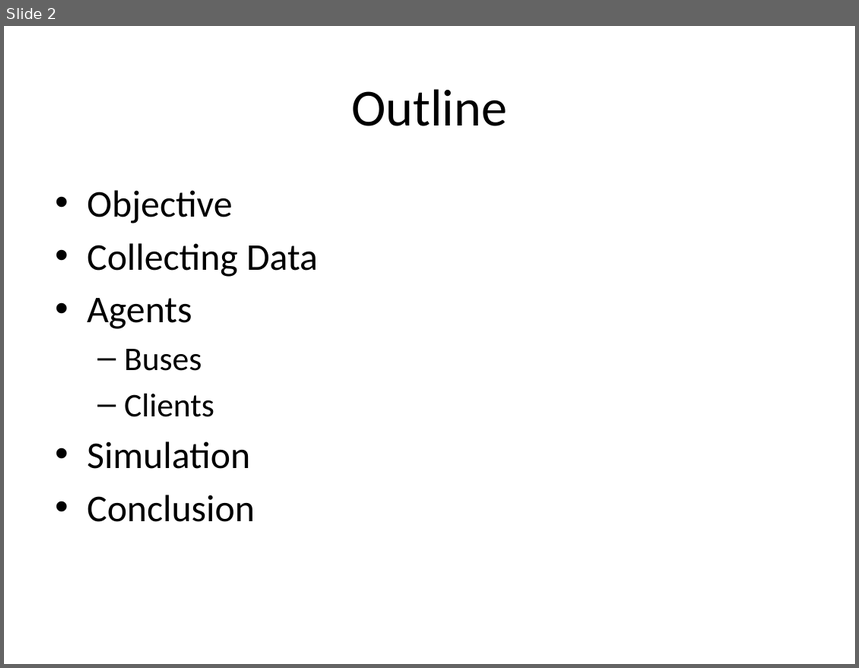
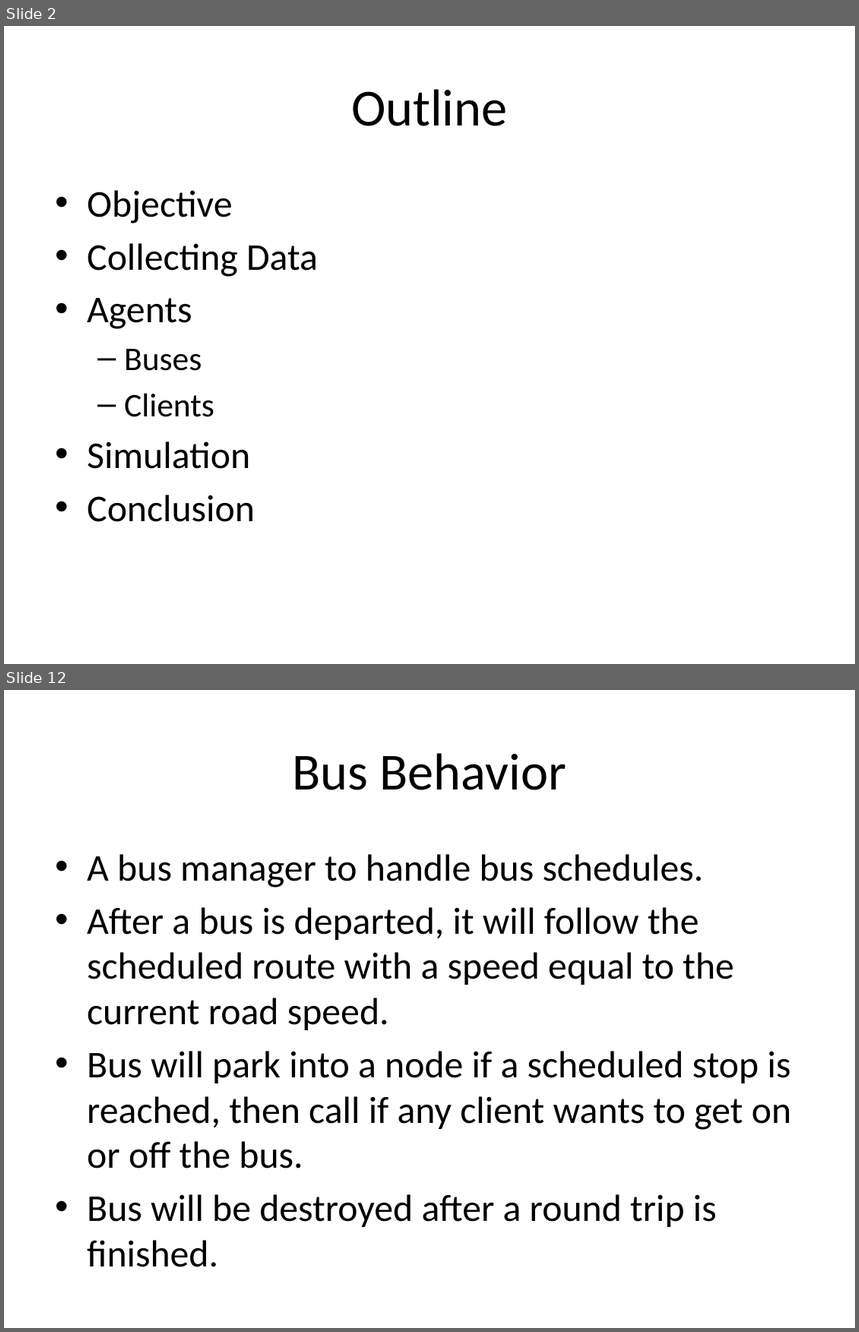
Before and after one commit to shawnwun/TPEBus_Simulation, a slide deck: ppt/multiagent_final.pptx. Shown one above the other, each under a label of ours: slide 2 before the commit, slides 2 and 12 after it; the slides between them are not shown. The pictures are 859x668 and 859x1332 pixels, drawn with LibreOffice and Linux fonts; fonts in the diff are those of the drawing. Boxes give left, top, right and bottom in pixels: in the first picture for what was removed or moved away, otherwise in the second. Text is boxed around its words. In the diff, an @@ line names an element or a change of style, - is before the commit and + after.

```diff
--- a/ppt/multiagent_final.pptx
+++ b/ppt/multiagent_final.pptx
@@ slide 12 added at (4, 690, 855, 1328), background #FFFFFF @@
@@ title added at (292, 753, 566, 790), 44 pt, text #000000 @@
+Bus Behavior
@@ text added at (87, 854, 791, 1268), 32 pt, text #000000 @@
+• A bus manager to handle bus schedules.
+• After a bus is departed, it will follow the scheduled route with a speed equal to the current road speed.
+• Bus will park into a node if a scheduled stop is reached, then call if any client wants to get on or off the bus.
+• Bus will be destroyed after a round trip is finished.
```
Also in this commit, not shown: 14 other slides added, 1 slide removed, 5 other files.
